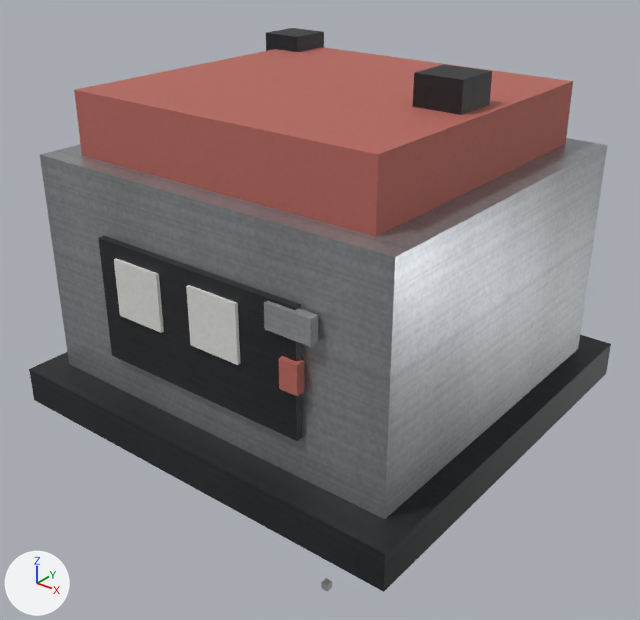
An edit to the glTF model projects/rv/assets/models/rv/rv_furn_generator.gltf, drawn before and after from the same camera.
Both versions are drawn from a 50 mm camera at (1.095, -1.397, 1.056) aimed at (-0.045, 0.028, 0.173). Every picture has the same lights, and +X, +Y and +Z are marked at lower left. The first picture is the older version.

The first picture shows 'RV_Furn_Generator'.
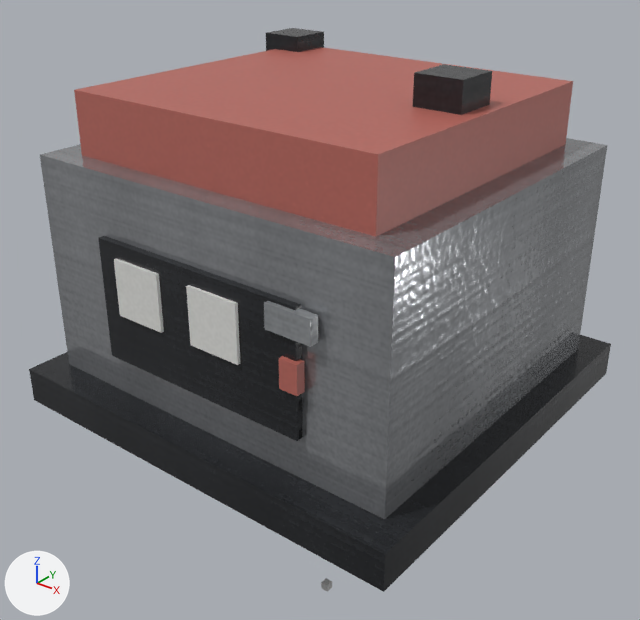
Location of each change, [x1, y1, x2, y2] in pixels of the pictures (640 x 620 px):
'RV_Furn_Generator', surface changed: [82, 28, 607, 520] in both

Edits to the bpy script that builds the scene:
```text
Add img_rv_tex_plastic_orm_png:
    img_rv_tex_plastic_orm_png = load_image('rv_tex_plastic_orm.png', 'rv_tex_plastic_orm.png', 256, 256, 'Non-Color')
Add img_rv_tex_plastic_n_png:
    img_rv_tex_plastic_n_png = load_image('rv_tex_plastic_n.png', 'rv_tex_plastic_n.png', 256, 256, 'Non-Color')
Add img_rv_tex_metal_dark_n_png:
    img_rv_tex_metal_dark_n_png = load_image('rv_tex_metal_dark_n.png', 'rv_tex_metal_dark_n.png', 256, 256, 'Non-Color')
Add img_rv_tex_metal_dark_orm_png:
    img_rv_tex_metal_dark_orm_png = load_image('rv_tex_metal_dark_orm.png', 'rv_tex_metal_dark_orm.png', 256, 256, 'Non-Color')
Add img_rv_tex_metal_n_png:
    img_rv_tex_metal_n_png = load_image('rv_tex_metal_n.png', 'rv_tex_metal_n.png', 256, 256, 'Non-Color')
Add img_rv_tex_metal_orm_png:
    img_rv_tex_metal_orm_png = load_image('rv_tex_metal_orm.png', 'rv_tex_metal_orm.png', 256, 256, 'Non-Color')
Change mat_furn_generator_metal:
    remove # nodes: BsdfPrincipled, Mix, OutputMaterial, TexImage
    nodes: BsdfPrincipled, Math x2, Mix, NormalMap, OutputMaterial, SeparateColor, TexImage x3
    uses the picture img_rv_tex_metal_n_png
    uses the picture img_rv_tex_metal_orm_png
Change mat_furn_generator_dark:
    remove # nodes: BsdfPrincipled, Mix, OutputMaterial, TexImage
    nodes: BsdfPrincipled, Math x2, Mix, NormalMap, OutputMaterial, SeparateColor, TexImage x3
    uses the picture img_rv_tex_metal_dark_n_png
    uses the picture img_rv_tex_metal_dark_orm_png
Change mat_furn_generator_red:
    remove # nodes: BsdfPrincipled, Mix, OutputMaterial, TexImage
    nodes: BsdfPrincipled, Math x2, Mix, NormalMap, OutputMaterial, SeparateColor, TexImage x3
    uses the picture img_rv_tex_plastic_n_png
    uses the picture img_rv_tex_plastic_orm_png
```
